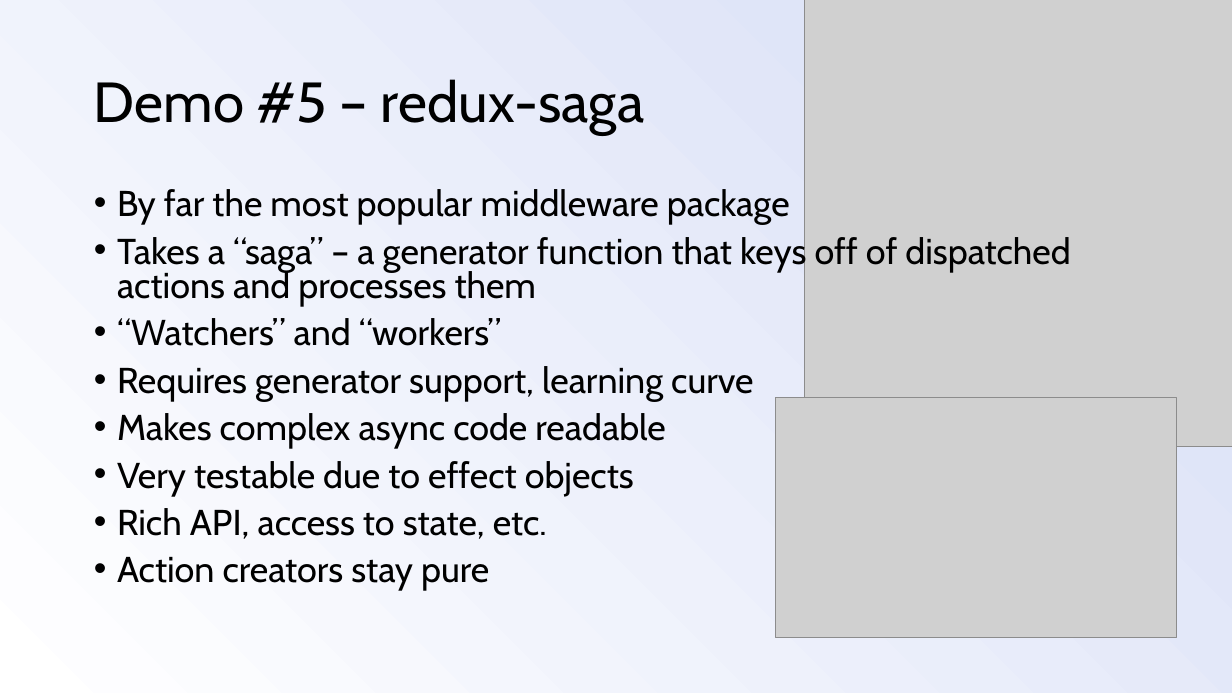
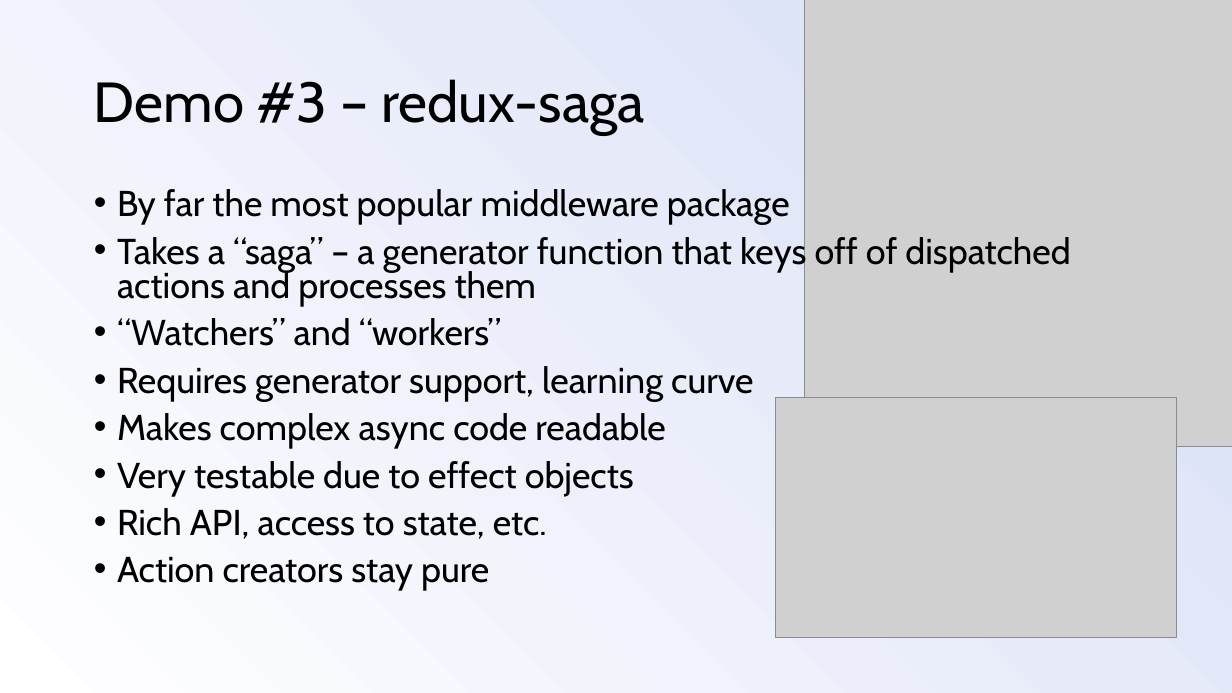
Before and after one commit to mlwigdahl/react-redux-presentation, a slide deck: slide 22 of react-redux-presentation.pptx (slide 21 before the commit). Drawn at 1232x693 pixels with LibreOffice and Linux fonts; fonts in the diff are those of the drawing; grey boxes stand for pictures. Boxes give left, top, right and bottom in pixels: in the first picture for what was removed or moved away, otherwise in the second. Text is boxed around its words. In the diff, an @@ line names an element or a change of style, - is before the commit and + after.

```diff
--- a/react-redux-presentation.pptx
+++ b/react-redux-presentation.pptx
@@ title at (x1=94, y1=79, x2=644, y2=135): text changed @@
-Demo #5 – redux-saga
+Demo #3 – redux-saga
```
Also in this commit, not shown: 7 other slides changed, 4 slides added, 1 slide removed.
